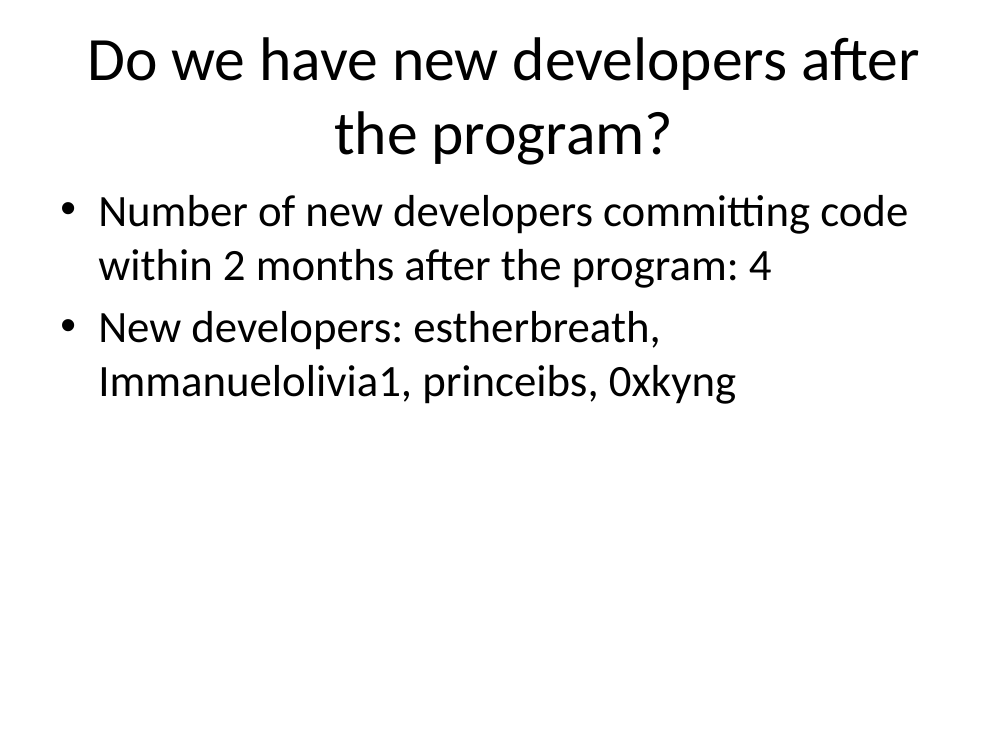
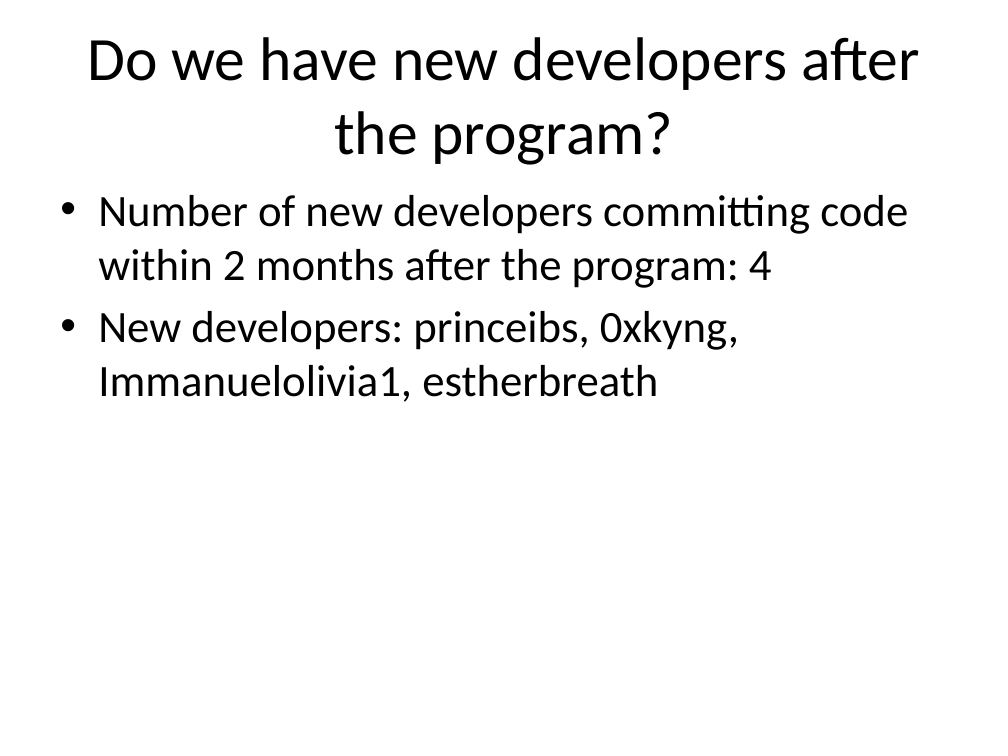
Before and after one commit to omarespejel/starknet-star-tracker, a slide deck: slide 6 of github-metrics/developer_insights_report.pptx. Drawn at 1008x756 pixels with LibreOffice and Linux fonts; fonts in the diff are those of the drawing. Boxes give left, top, right and bottom in pixels: in the first picture for what was removed or moved away, otherwise in the second. Text is boxed around its words. In the diff, an @@ line names an element or a change of style, - is before the commit and + after.

Commit message:
export pptx

```diff
--- a/github-metrics/developer_insights_report.pptx
+++ b/github-metrics/developer_insights_report.pptx
@@ text at (x1=98, y1=311, x2=739, y2=402): text changed @@
-• New developers: estherbreath, Immanuelolivia1, princeibs, 0xkyng
+• New developers: princeibs, 0xkyng, Immanuelolivia1, estherbreath
```
Also in this commit, not shown: 3 other files.
